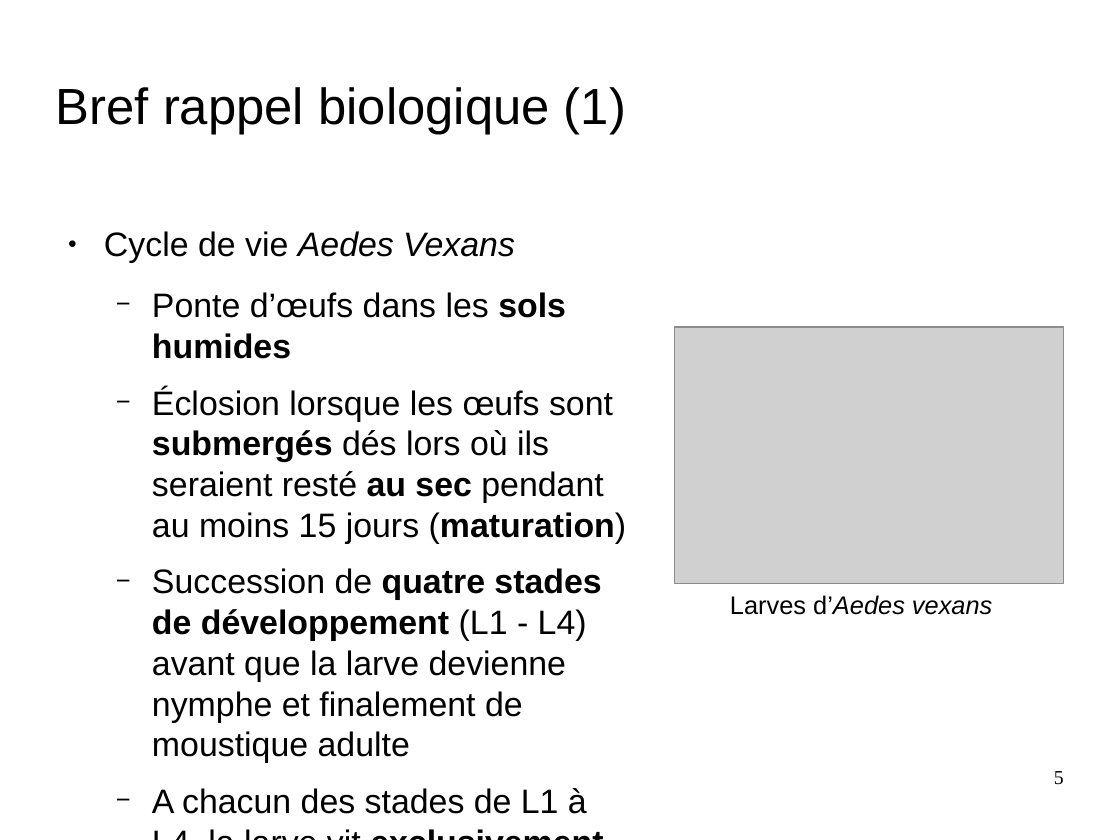
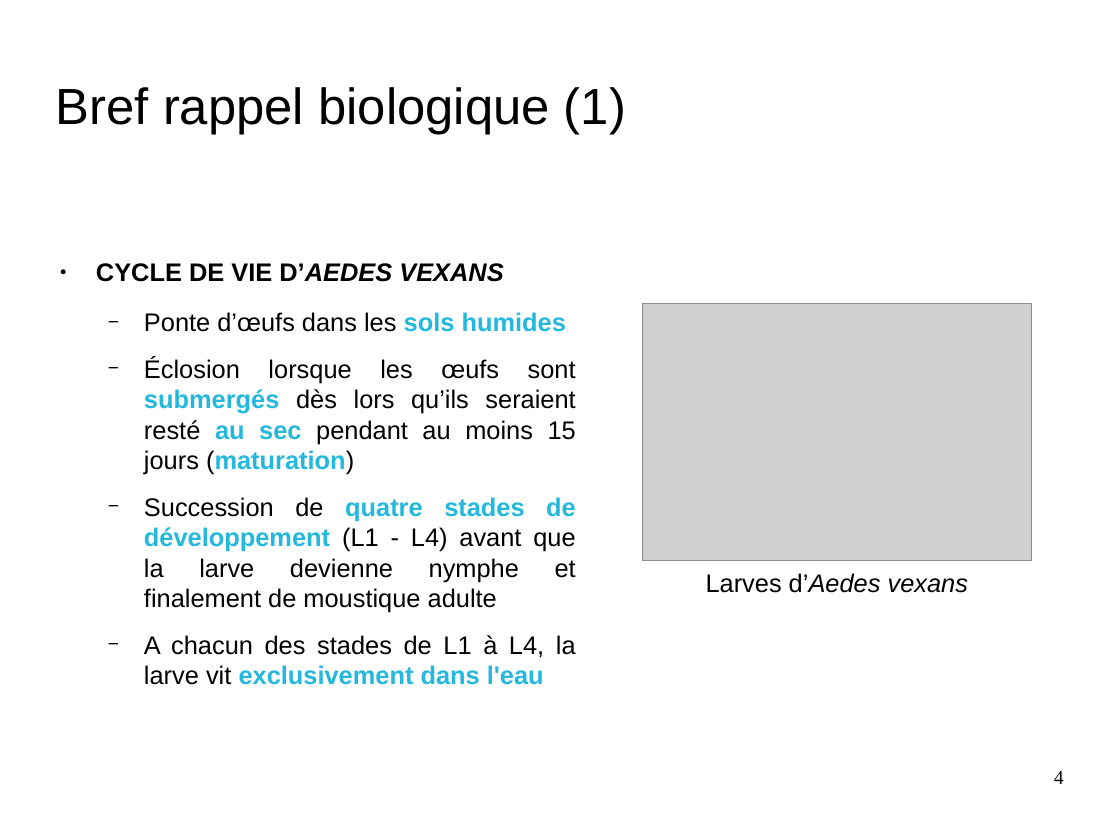
Before and after one commit to nesta7/designProject, a slide deck: slide 4 of Poster_Presentation/presentation_final_demoustication.odp (slide 5 before the commit). Drawn at 1120x840 pixels with LibreOffice and Linux fonts; fonts in the diff are those of the drawing; grey boxes stand for pictures; background and template pictures are left out. Boxes give left, top, right and bottom in pixels: in the first picture for what was removed or moved away, otherwise in the second. Text is boxed around its words. In the diff, an @@ line names an element or a change of style, - is before the commit and + after.

```diff
--- a/Poster_Presentation/presentation_final_demoustication.odp
+++ b/Poster_Presentation/presentation_final_demoustication.odp
@@ text "CYCLE DE VIE D’AEDES VEXANS": place and size @@
-text "CYCLE DE VIE D’AEDES VEXANS" at bbox=[104, 231, 627, 814]
+text "CYCLE DE VIE D’AEDES VEXANS" at bbox=[96, 263, 576, 685]
@@ text at bbox=[96, 263, 503, 282]: text changed; size 24.1 to 18 pt; bold on; italic off @@
-● Cycle de vie Aedes Vexans
+● CYCLE DE VIE D’AEDES VEXANS
@@ text at bbox=[144, 312, 576, 685]: size 24.1 to 18 pt in "Ponte d’œufs dans les sols humides", "Succession de quatre stades de développement (L1 ...", "A chacun des stades de L1 à ..."; text colour #000000 to #23B8DC in "sols humides", "quatre stades de développement", "exclusivement dans l'eau"; alignment left to justified @@
@@ picture: place and size @@
-picture at bbox=[675, 327, 1064, 584]
+picture at bbox=[643, 304, 1033, 561]
@@ text at bbox=[144, 357, 576, 475]: text changed; size 24.1 to 18 pt @@
-  − Éclosion lorsque les œufs sont submergés dés lors où ils seraient resté au sec pendant au moins 15 jours (maturation)
+  − Éclosion lorsque les œufs sont submergés dès lors qu’ils seraient resté au sec pendant au moins 15 jours (maturation)
@@ text "Larves d’Aedes vexans": place and size @@
-text "Larves d’Aedes vexans" at bbox=[730, 595, 992, 615]
+text "Larves d’Aedes vexans" at bbox=[706, 573, 968, 593]
@@ page number at bbox=[1054, 771, 1064, 784]: text changed @@
-5
+4
```
Also in this commit, not shown: 4 other slides changed, 2 slides added, 1 slide removed.
